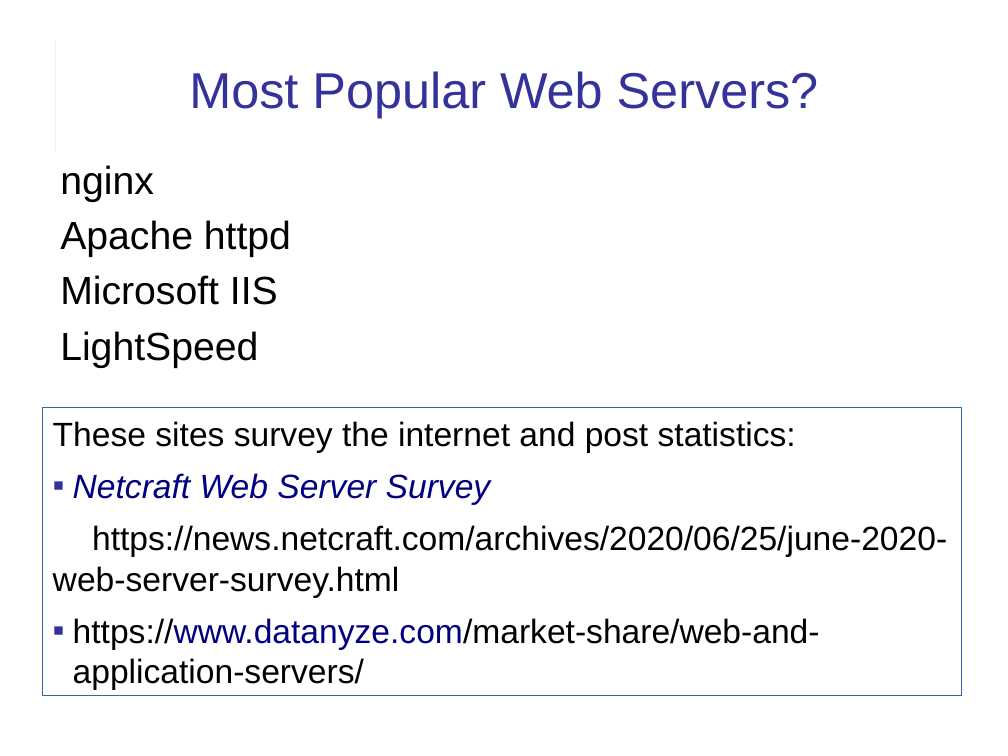
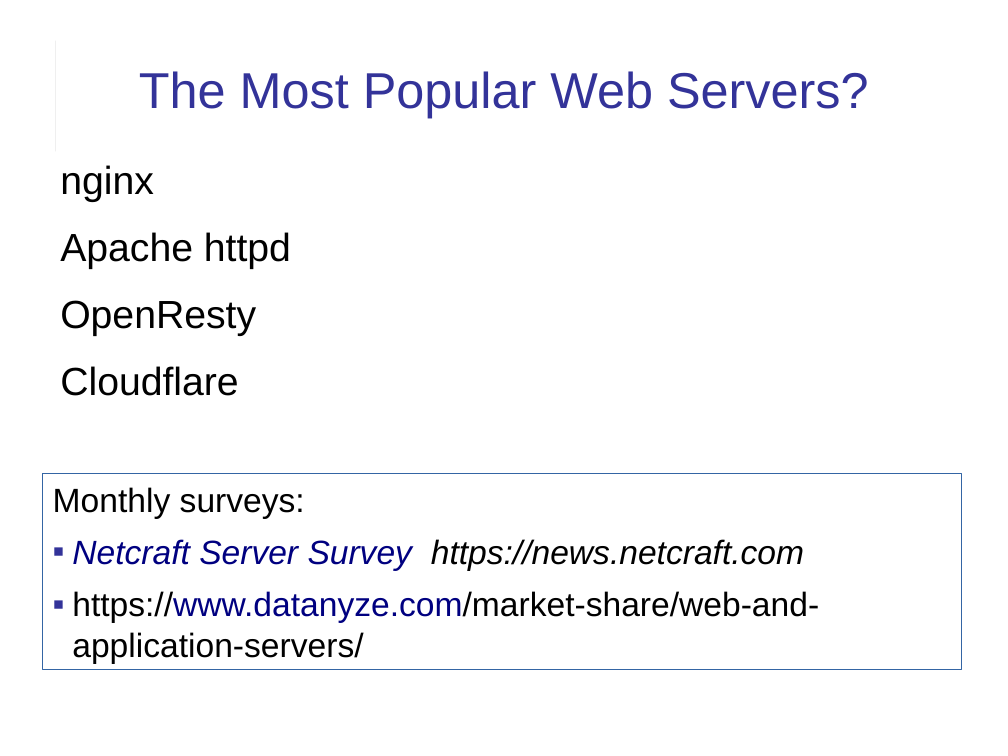
Before and after one commit to cpske/ISP, a slide deck: slide 12 of web/Web-Apps-and-Web-Servers.ppt (slide 7 before the commit). Drawn at 1008x756 pixels with LibreOffice and Linux fonts; fonts in the diff are those of the drawing. Boxes give left, top, right and bottom in pixels: in the first picture for what was removed or moved away, otherwise in the second. Text is boxed around its words. In the diff, an @@ line names an element or a change of style, - is before the commit and + after.

```diff
--- a/web/Web-Apps-and-Web-Servers.ppt
+++ b/web/Web-Apps-and-Web-Servers.ppt
@@ title at (x1=139, y1=71, x2=869, y2=118): text changed @@
-Most Popular Web Servers?
+The Most Popular Web Servers?
@@ text at (x1=60, y1=165, x2=291, y2=269): more space between paragraphs @@
@@ text at (x1=60, y1=300, x2=256, y2=396): text changed @@
-Microsoft IIS
-LightSpeed
+OpenResty
+Cloudflare
@@ rectangle "Monthly surveys:" resized from (x1=43, y1=407, x2=963, y2=696) to (x1=43, y1=474, x2=963, y2=669) @@
@@ text in rectangle at (x1=53, y1=487, x2=804, y2=571): text changed; italic on @@
-These sites survey the internet and post statistics:
-▪ Netcraft Web Server Survey
-https://news.netcraft.com/archives/2020/06/25/june-2020-web-server-survey.html
+Monthly surveys:
+▪ Netcraft Server Survey https://news.netcraft.com
@@ text in rectangle at (x1=72, y1=591, x2=819, y2=664): indent changed @@
```
Also in this commit, not shown: 7 other slides changed, 10 slides added, 7 slides removed, 4 other files.
